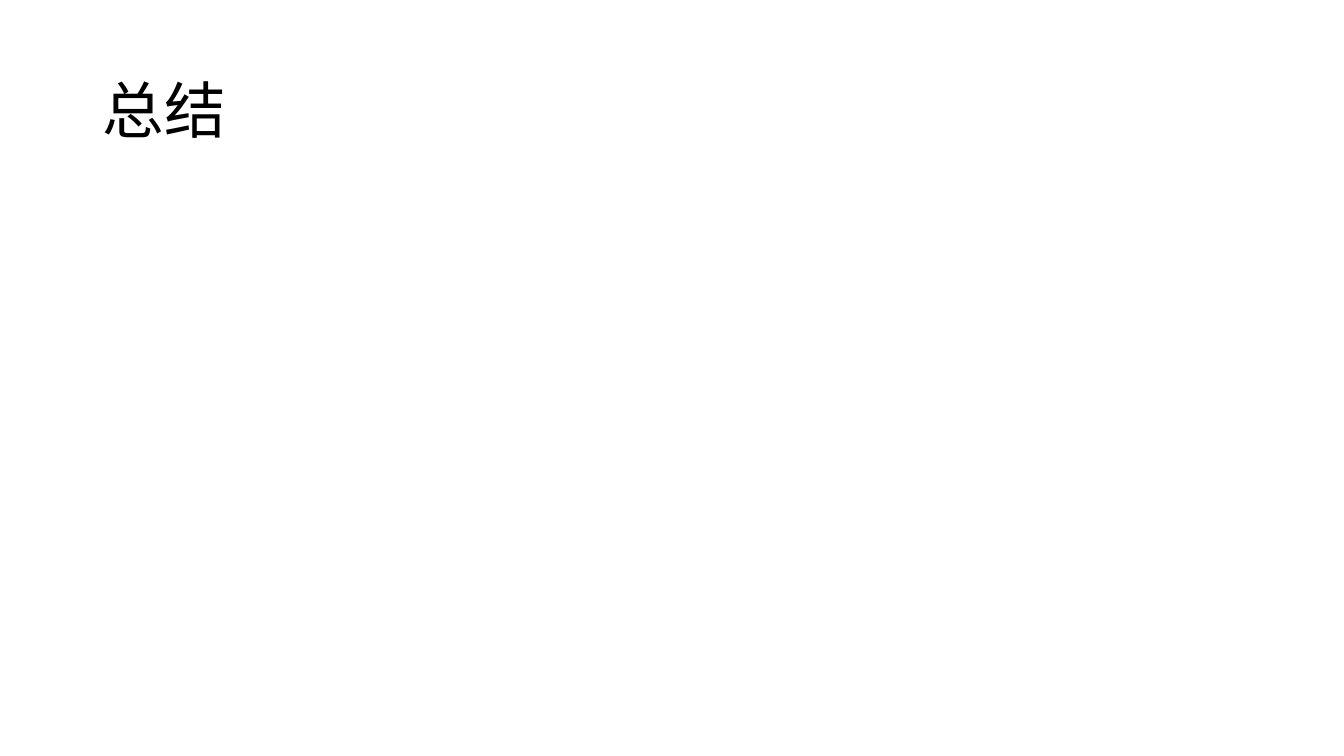
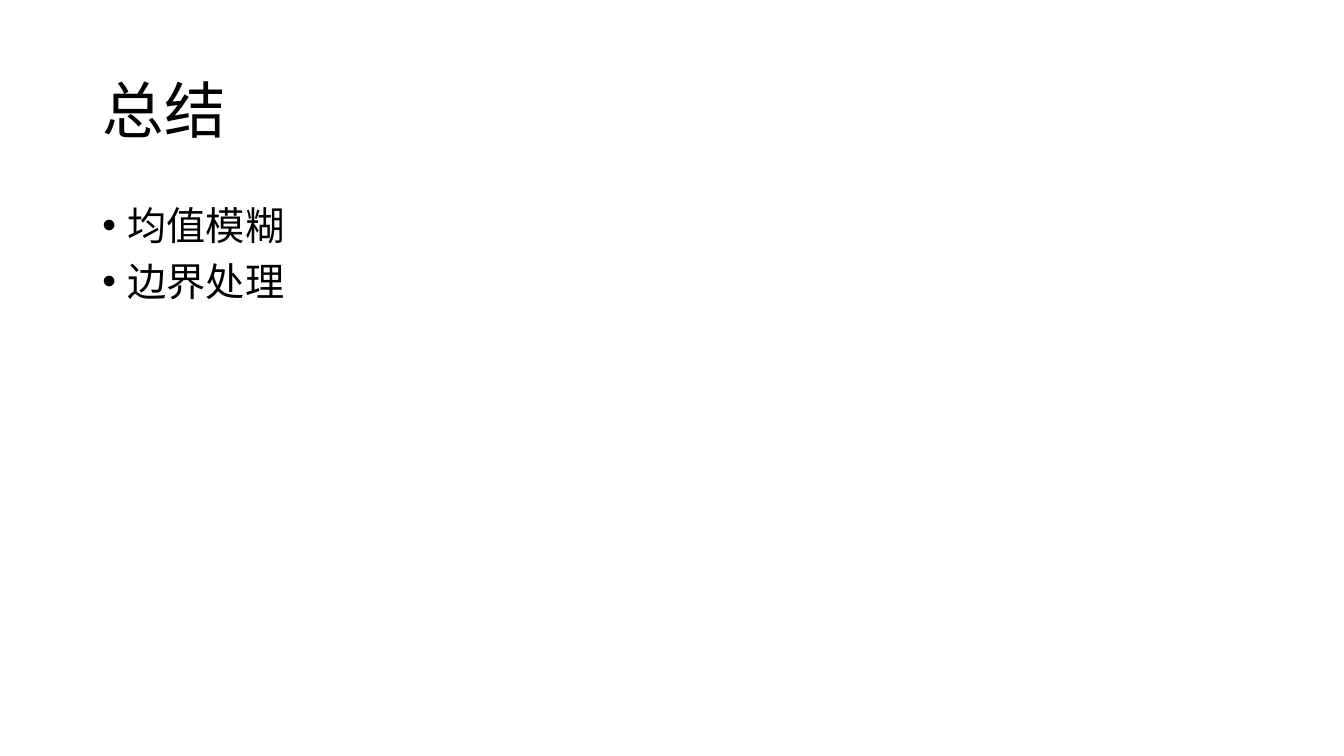
Before and after one commit to QWERDF007/CUDA-Image-Processing-Tutorial, a slide deck: slide 13 of slides/CUDA 图像处理入门 - 2.pptx (slide 8 before the commit). Drawn at 1344x756 pixels with LibreOffice and Linux fonts; fonts in the diff are those of the drawing. Boxes give left, top, right and bottom in pixels: in the first picture for what was removed or moved away, otherwise in the second. Text is boxed around its words. In the diff, an @@ line names an element or a change of style, - is before the commit and + after.

```diff
--- a/slides/CUDA 图像处理入门 - 2.pptx
+++ b/slides/CUDA 图像处理入门 - 2.pptx
@@ text added at [128,207,285,299], 28 pt, text #000000 @@
+• 均值模糊
+• 边界处理
```
Also in this commit, not shown: 2 other slides changed, 5 slides added, 1 other file.
